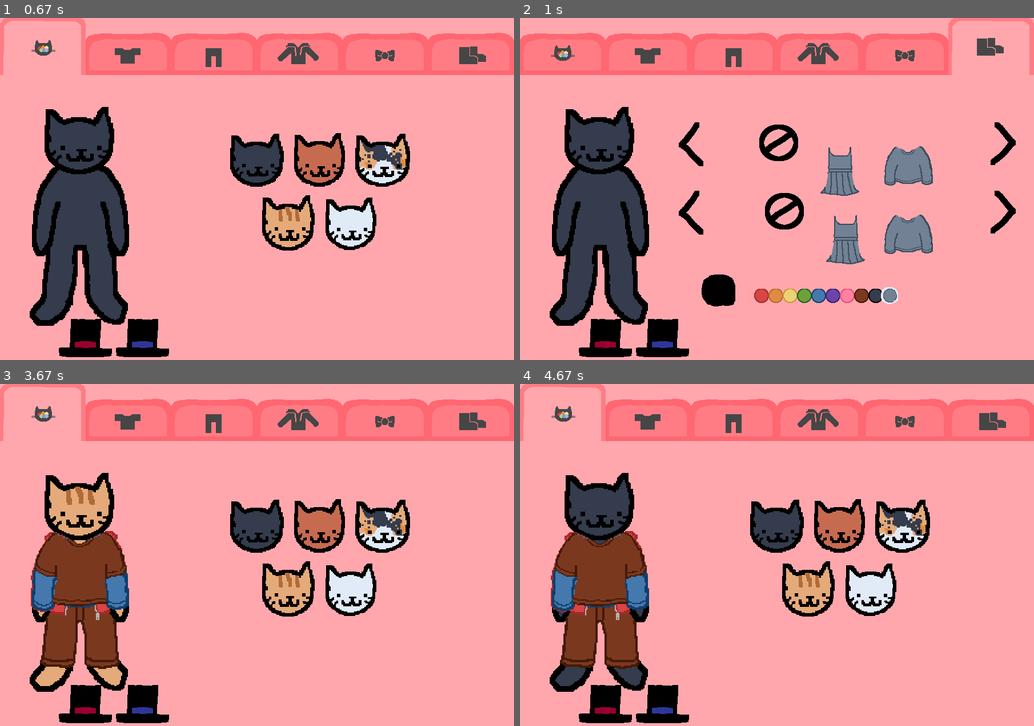
Above: before the commit, frames 1-4 (two rows, left to right).
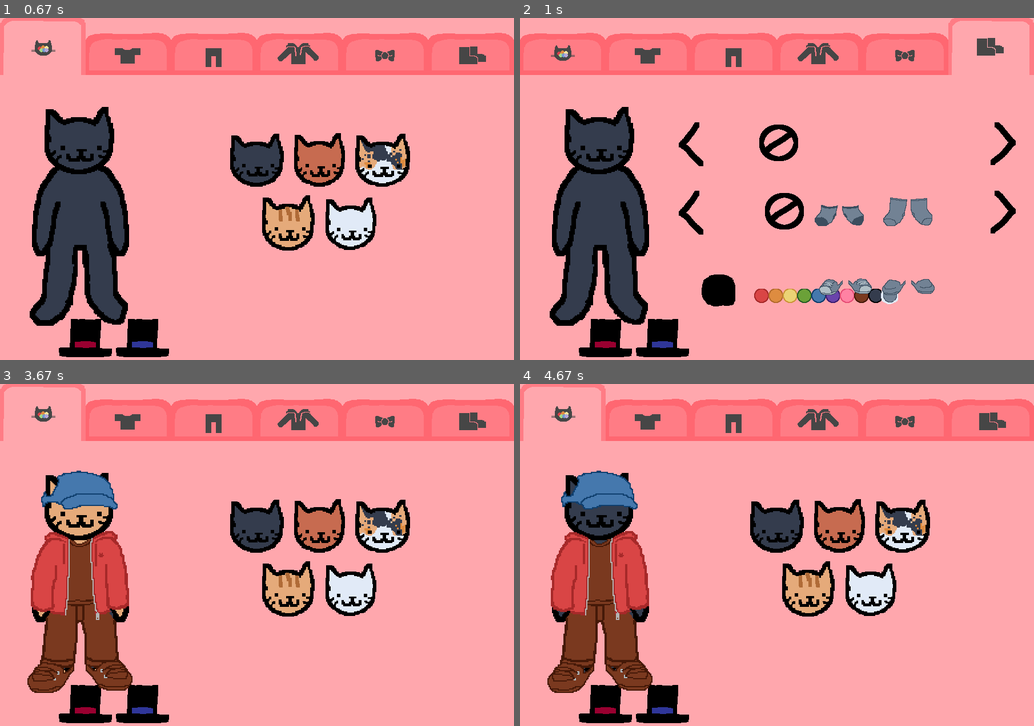
Above: after the commit, the same moments.

Repository: reddwryly/catDressUpPygame
Game: pygame game, started from main.py
Two runs of this game, one before a commit and one after it. Both use one fixed random seed, a clock stepped at 60 frames per second and the inputs below.
Inputs (mouse positions are in pixels of both pictures, inside the frame that each line leads up to):
- Up to frame 1 (0.67 s): click (257, 189) at 0.38 s
- Up to frame 2 (1 s): click (992, 45) at 0.72 s
- Up to frame 3 (3.67 s): click (385, 411) at 1.05 s; click (123, 428) at 1.38 s; click (267, 438) at 1.72 s; click (87, 702) at 2.05 s; click (241, 496) at 2.38 s; click (215, 411) at 2.72 s; click (41, 411) at 3.05 s; click (143, 702) at 3.38 s
- Up to frame 4 (4.67 s): click (648, 411) at 3.72 s; click (561, 411) at 4.05 s; click (797, 541) at 4.38 s

Frame 1 is identical in both runs. In frame 2, 4.2% of the frame differs, in the area x 57-81%, y 37-81%; in frame 3, 5.0%, in the area x 5-26%, y 25-91%; in frame 4, 5.0%.

Commit message:
ClothingAssetsDone

Diff:
--- a/main.py
+++ b/main.py
@@ -184,9 +184,9 @@
         self.shirts = [r'asset\empty.png', r'asset/Shirts/shortdress/'+str(self.color)+'.png',  r'asset\Shirts\longsleve/'+str(self.color)+'.png', r'asset\Shirts\plane/'+str(self.color)+'.png', r'asset\Shirts\tanktop/'+str(self.color)+'.png', r'asset\Shirts\tshirt/'+str(self.color)+'.png']
         self.pants = [r'asset\empty.png', r'asset\Pants\Jeans/'+str(self.color)+'.png', r'asset\Pants\jeanShorts/'+str( …(279 unchanged characters)…
         self.sweater = [r'asset\empty.png', r'asset\Sweater\Blue/'+str(self.color)+'.png', r'asset\Sweater\Cardigan/'+s …(275 unchanged characters)…
-        self.accessories = [r'asset\empty.png', r'asset/Shirts/shortdress/'+str(self.color)+'.png', r'asset/Shirts/longsleve/'+str(self.color)+'.png', r'asset\Shirts\plane/'+str(self.color)+'.png', r'asset\Shirts\tanktop/'+str(self.color)+'.png', r'asset\Shirts\tshirt/'+str(self.color)+'.png']
-        self.shoes1 = [r'asset\empty.png', r'asset/Shirts/shortdress/'+str(self.color)+'.png', r'asset/Shirts/longsleve/'+str(self.color)+'.png', r'asset\Shirts\plane/'+str(self.color)+'.png', r'asset\Shirts\tanktop/'+str(self.color)+'.png', r'asset\Shirts\tshirt/'+str(self.color)+'.png']
-        self.shoes2 = [r'asset\empty.png', r'asset/Shirts/shortdress/'+str(self.color)+'.png', r'asset/Shirts/longsleve/'+str(self.color)+'.png', r'asset\Shirts\plane/'+str(self.color)+'.png', r'asset\Shirts\tanktop/'+str(self.color)+'.png', r'asset\Shirts\tshirt/'+str(self.color)+'.png']
+        self.accessories = [r'asset\empty.png', r'asset\accessories\tie/'+str(self.color)+'.png', r'asset\accessories\scarf/'+str(self.color)+'.png', r'asset\accessories\hat/'+str(self.color)+'.png', r'asset\accessories\ingles/'+str(self.color)+'.png', r'asset\accessories\bigHat/'+str(self.color)+'.png', r'asset\accessories\watch/'+str(self.color)+'.png', r'asset\accessories\bow/'+str(self.color)+'.png', r'asset\accessories\necklace/'+str(self.color)+'.png', r'asset\accessories\purse/'+str(self.color)+'.png']
+        self.shoes2 = [r'asset\empty.png', r'asset\shoe\shoe\converse/'+str(self.color)+'.png', r'asset\shoe\shoe\loaf/'+str(self.color)+'.png', r'asset\shoe\shoe\mj/'+str(self.color)+'.png', r'asset\shoe\shoe\sneek/'+str(self.color)+'.png']
+        self.shoes1 = [r'asset\empty.png', r'asset\shoe\sock\shortSock/'+str(self.color)+'.png', r'asset\shoe\sock\tallSock/'+str(self.color)+'.png', r'asset\shoe\sock\tights/'+str(self.color)+'.png', r'asset\shoe\sock\legging/'+str(self.color)+'.png']
     def restart(self):
         if shirtPickerRedB.draw():
             self.gameStateManager.setState('start')
@@ -233,12 +233,12 @@
             self.gameStateManager.setShoes2Draw(pygame.image.load(self.shoesPaths7[self.random7]))
     def draw(self):
         self.display.blit((pygame.transform.scale_by(self.gameStateManager.getCharacterDraw(), 2)), (40, 150))
+        self.display.blit((pygame.transform.scale_by(self.gameStateManager.getShoes1Draw(), 2)), (40, 150))
         self.display.blit((pygame.transform.scale_by(self.gameStateManager.getPantsDraw(), 2)), (40, 150))
         self.display.blit((pygame.transform.scale_by(self.gameStateManager.getShirtDraw(), 2)), (40, 150))
         self.display.blit((pygame.transform.scale_by(self.gameStateManager.getSweaterDraw(), 2)), (40, 150))
         self.display.blit((pygame.transform.scale_by(self.gameStateManager.getAccessories1Draw(), 2)), (40, 150))
         self.display.blit((pygame.transform.scale_by(self.gameStateManager.getAccessories2Draw(), 2)), (40, 150))
-        self.display.blit((pygame.transform.scale_by(self.gameStateManager.getShoes1Draw(), 2)), (40, 150))
         self.display.blit((pygame.transform.scale_by(self.gameStateManager.getShoes2Draw(), 2)), (40, 150))
 
 class Color(Universal):
@@ -579,8 +579,8 @@
         self.accBIndex2 = 1
         self.accBIndex3 = accBIndex3
         self.accBIndex3 = 2
-        self.accessories = [r'asset\empty.png', r'asset/Shirts/shortdress/'+str(self.color)+'.png', r'asset/Shirts/longsleve/'+str(self.color)+'.png', r'asset\Shirts\plane/'+str(self.color)+'.png', r'asset\Shirts\tanktop/'+str(self.color)+'.png', r'asset\Shirts\tshirt/'+str(self.color)+'.png']
-        self.accessoriesSelect = [r'asset\button\no.png', r'asset/Shirts/shortdress/'+str(self.color)+'.png', r'asset/Shirts/longsleve/'+str(self.color)+'.png', r'asset\Shirts\plane/'+str(self.color)+'.png', r'asset\Shirts\tanktop/'+str(self.color)+'.png', r'asset\Shirts\tshirt/'+str(self.color)+'.png']
+        self.accessories = [r'asset\empty.png', r'asset\accessories\tie/'+str(self.color)+'.png', r'asset\accessories\scarf/'+str(self.color)+'.png', r'asset\accessories\hat/'+str(self.color)+'.png', r'asset\accessories\ingles/'+str(self.color)+'.png', r'asset\accessories\bigHat/'+str(self.color)+'.png', r'asset\accessories\watch/'+str(self.color)+'.png', r'asset\accessories\bow/'+str(self.color)+'.png', r'asset\accessories\necklace/'+str(self.color)+'.png', r'asset\accessories\purse/'+str(self.color)+'.png']
+        self.accessoriesSelect = [r'asset\button\no.png', r'asset\accessories\tie/'+str(self.color)+'.png', r'asset\accessories\scarf/'+str(self.color)+'.png', r'asset\accessories\hat/'+str(self.color)+'.png', r'asset\accessories\ingles/'+str(self.color)+'.png', r'asset\accessories\bigHat/'+str(self.color)+'.png', r'asset\accessories\watch/'+str(self.color)+'.png', r'asset\accessories\bow/'+str(self.color)+'.png', r'asset\accessories\necklace/'+str(self.color)+'.png', r'asset\accessories\purse/'+str(self.color)+'.png']
     def navBar(self):
         AccessoriesTabSelectedB.draw()
         if ColorTabUnselectedB.draw():
@@ -594,8 +594,8 @@
         if ShoesTabUnselectedB.draw():
             self.gameStateManager.setState('Shoes')
     def arrowButtons(self):
-        self.accessories = [r'asset\empty.png', r'asset/Shirts/shortdress/'+str(self.color)+'.png', r'asset/Shirts/longsleve/'+str(self.color)+'.png', r'asset\Shirts\plane/'+str(self.color)+'.png', r'asset\Shirts\tanktop/'+str(self.color)+'.png', r'asset\Shirts\tshirt/'+str(self.color)+'.png']
-        self.accessoriesSelect = [r'asset\button\no.png', r'asset/Shirts/shortdress/'+str(self.color)+'.png', r'asset/Shirts/longsleve/'+str(self.color)+'.png', r'asset\Shirts\plane/'+str(self.color)+'.png', r'asset\Shirts\tanktop/'+str(self.color)+'.png', r'asset\Shirts\tshirt/'+str(self.color)+'.png']
+        self.accessories = [r'asset\empty.png', r'asset\accessories\tie/'+str(self.color)+'.png', r'asset\accessories\scarf/'+str(self.color)+'.png', r'asset\accessories\hat/'+str(self.color)+'.png', r'asset\accessories\ingles/'+str(self.color)+'.png', r'asset\accessories\bigHat/'+str(self.color)+'.png', r'asset\accessories\watch/'+str(self.color)+'.png', r'asset\accessories\bow/'+str(self.color)+'.png', r'asset\accessories\necklace/'+str(self.color)+'.png', r'asset\accessories\purse/'+str(self.color)+'.png']
+        self.accessoriesSelect = [r'asset\button\no.png', r'asset\accessories\tie/'+str(self.color)+'.png', r'asset\accessories\scarf/'+str(self.color)+'.png', r'asset\accessories\hat/'+str(self.color)+'.png', r'asset\accessories\ingles/'+str(self.color)+'.png', r'asset\accessories\bigHat/'+str(self.color)+'.png', r'asset\accessories\watch/'+str(self.color)+'.png', r'asset\accessories\bow/'+str(self.color)+'.png', r'asset\accessories\necklace/'+str(self.color)+'.png', r'asset\accessories\purse/'+str(self.color)+'.png']
         if rightTopArrowB.draw():
             if self.accTIndex1 < len(self.accessories) - 1:
                 self.accTIndex1 += 1
@@ -707,10 +707,10 @@
         self.shoesBIndex2 = 1
         self.shoesBIndex3 = shoesBIndex3
         self.shoesBIndex3 = 2
-        self.shoes1 = [r'asset\empty.png', r'asset/Shirts/shortdress/'+str(self.color)+'.png', r'asset/Shirts/longsleve/'+str(self.color)+'.png', r'asset\Shirts\plane/'+str(self.color)+'.png', r'asset\Shirts\tanktop/'+str(self.color)+'.png', r'asset\Shirts\tshirt/'+str(self.color)+'.png']
-        self.shoes2 = [r'asset\empty.png', r'asset/Shirts/shortdress/'+str(self.color)+'.png', r'asset/Shirts/longsleve/'+str(self.color)+'.png', r'asset\Shirts\plane/'+str(self.color)+'.png', r'asset\Shirts\tanktop/'+str(self.color)+'.png', r'asset\Shirts\tshirt/'+str(self.color)+'.png']
-        self.shoeSelect1 = [r'asset\button\no.png', r'asset/Shirts/shortdress/'+str(self.color)+'.png', r'asset/Shirts/longsleve/'+str(self.color)+'.png', r'asset\Shirts\plane/'+str(self.color)+'.png', r'asset\Shirts\tanktop/'+str(self.color)+'.png', r'asset\Shirts\tshirt/'+str(self.color)+'.png']
-        self.shoeSelect2 = [r'asset\button\no.png', r'asset/Shirts/shortdress/'+str(self.color)+'.png', r'asset/Shirts/longsleve/'+str(self.color)+'.png', r'asset\Shirts\plane/'+str(self.color)+'.png', r'asset\Shirts\tanktop/'+str(self.color)+'.png', r'asset\Shirts\tshirt/'+str(self.color)+'.png']
+        self.shoes2 = [r'asset\empty.png', r'asset\shoe\shoe\converse/'+str(self.color)+'.png', r'asset\shoe\shoe\loaf/'+str(self.color)+'.png', r'asset\shoe\shoe\mj/'+str(self.color)+'.png', r'asset\shoe\shoe\sneek/'+str(self.color)+'.png']
+        self.shoes1 = [r'asset\empty.png', r'asset\shoe\sock\shortSock/'+str(self.color)+'.png', r'asset\shoe\sock\tallSock/'+str(self.color)+'.png', r'asset\shoe\sock\tights/'+str(self.color)+'.png', r'asset\shoe\sock\legging/'+str(self.color)+'.png']
+        self.shoeSelect2 = [r'asset\button\no.png', r'asset\shoe\shoe\converse/'+str(self.color)+'.png', r'asset\shoe\shoe\loaf/'+str(self.color)+'.png', r'asset\shoe\shoe\mj/'+str(self.color)+'.png', r'asset\shoe\shoe\sneek/'+str(self.color)+'.png']
+        self.shoeSelect1 = [r'asset\button\no.png', r'asset\shoe\sock\shortSock/'+str(self.color)+'.png', r'asset\shoe\sock\tallSock/'+str(self.color)+'.png', r'asset\shoe\sock\tights/'+str(self.color)+'.png', r'asset\shoe\sock\legging/'+str(self.color)+'.png']
     def navBar(self):
         ShoesTabSelectedB.draw()
         if ColorTabUnselectedB.draw():
@@ -724,10 +724,10 @@
         if AccessoriesTabUnselectedB.draw():
             self.gameStateManager.setState('Accessories')
     def arrowButtons(self):
-        self.shoes1 = [r'asset\empty.png', r'asset/Shirts/shortdress/'+str(self.color)+'.png', r'asset/Shirts/longsleve/'+str(self.color)+'.png', r'asset\Shirts\plane/'+str(self.color)+'.png', r'asset\Shirts\tanktop/'+str(self.color)+'.png', r'asset\Shirts\tshirt/'+str(self.color)+'.png']
-        self.shoes2 = [r'asset\empty.png', r'asset/Shirts/shortdress/'+str(self.color)+'.png', r'asset/Shirts/longsleve/'+str(self.color)+'.png', r'asset\Shirts\plane/'+str(self.color)+'.png', r'asset\Shirts\tanktop/'+str(self.color)+'.png', r'asset\Shirts\tshirt/'+str(self.color)+'.png']
-        self.shoeSelect1 = [r'asset\button\no.png', r'asset/Shirts/shortdress/'+str(self.color)+'.png', r'asset/Shirts/longsleve/'+str(self.color)+'.png', r'asset\Shirts\plane/'+str(self.color)+'.png', r'asset\Shirts\tanktop/'+str(self.color)+'.png', r'asset\Shirts\tshirt/'+str(self.color)+'.png']
-        self.shoeSelect2 = [r'asset\button\no.png', r'asset/Shirts/shortdress/'+str(self.color)+'.png', r'asset/Shirts/longsleve/'+str(self.color)+'.png', r'asset\Shirts\plane/'+str(self.color)+'.png', r'asset\Shirts\tanktop/'+str(self.color)+'.png', r'asset\Shirts\tshirt/'+str(self.color)+'.png']
+        self.shoes2 = [r'asset\empty.png', r'asset\shoe\shoe\converse/'+str(self.color)+'.png', r'asset\shoe\shoe\loaf/'+str(self.color)+'.png', r'asset\shoe\shoe\mj/'+str(self.color)+'.png', r'asset\shoe\shoe\sneek/'+str(self.color)+'.png']
+        self.shoes1 = [r'asset\empty.png', r'asset\shoe\sock\shortSock/'+str(self.color)+'.png', r'asset\shoe\sock\tallSock/'+str(self.color)+'.png', r'asset\shoe\sock\tights/'+str(self.color)+'.png', r'asset\shoe\sock\legging/'+str(self.color)+'.png']
+        self.shoeSelect2 = [r'asset\button\no.png', r'asset\shoe\shoe\converse/'+str(self.color)+'.png', r'asset\shoe\shoe\loaf/'+str(self.color)+'.png', r'asset\shoe\shoe\mj/'+str(self.color)+'.png', r'asset\shoe\shoe\sneek/'+str(self.color)+'.png']
+        self.shoeSelect1 = [r'asset\button\no.png', r'asset\shoe\sock\shortSock/'+str(self.color)+'.png', r'asset\shoe\sock\tallSock/'+str(self.color)+'.png', r'asset\shoe\sock\tights/'+str(self.color)+'.png', r'asset\shoe\sock\legging/'+str(self.color)+'.png']
         if rightTopArrowB.draw():
             if self.shoesTIndex1 < len(self.shoes1) - 1:
                 self.shoesTIndex1 += 1
Binary file added: asset/accessories/bigHat/0.png
Binary file added: asset/accessories/bigHat/1.png
Binary file added: asset/accessories/bigHat/2.png
Binary file added: asset/accessories/bigHat/3.png
Binary file added: asset/accessories/bigHat/4.png
Binary file added: asset/accessories/bigHat/5.png
Binary file added: asset/accessories/bigHat/6.png
Binary file added: asset/accessories/bigHat/7.png
Binary file added: asset/accessories/bigHat/8.png
Binary file added: asset/accessories/bigHat/9.png
Binary file added: asset/accessories/bow/0.png
Binary file added: asset/accessories/bow/1.png
(and 158 more such lines)
